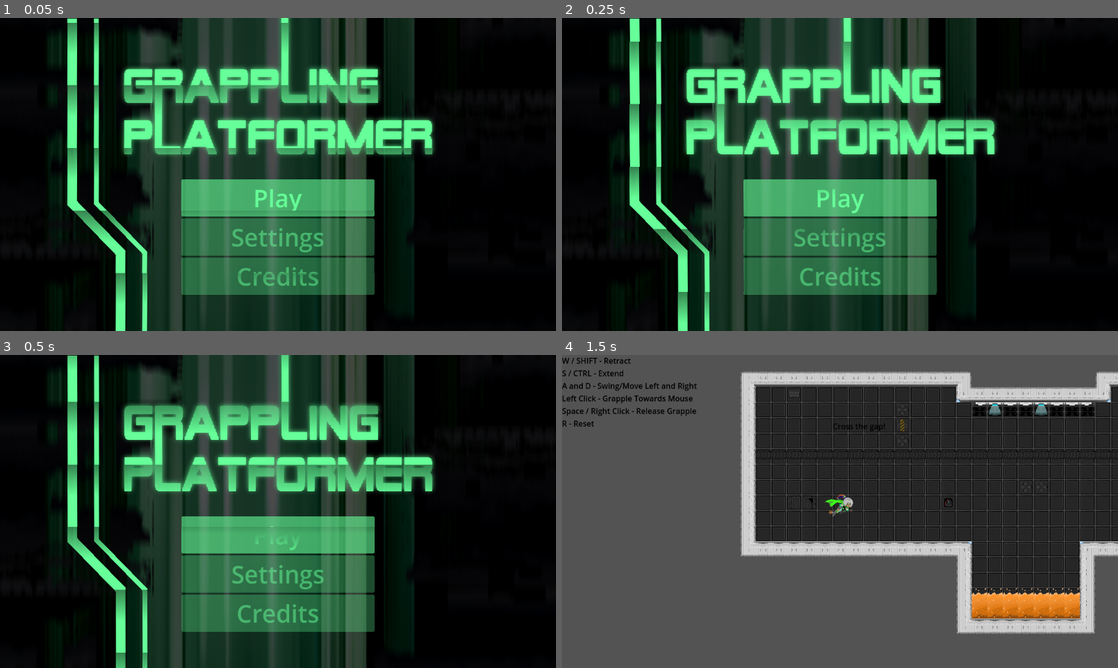
Above: before the commit, frames 1-4 (two rows, left to right).
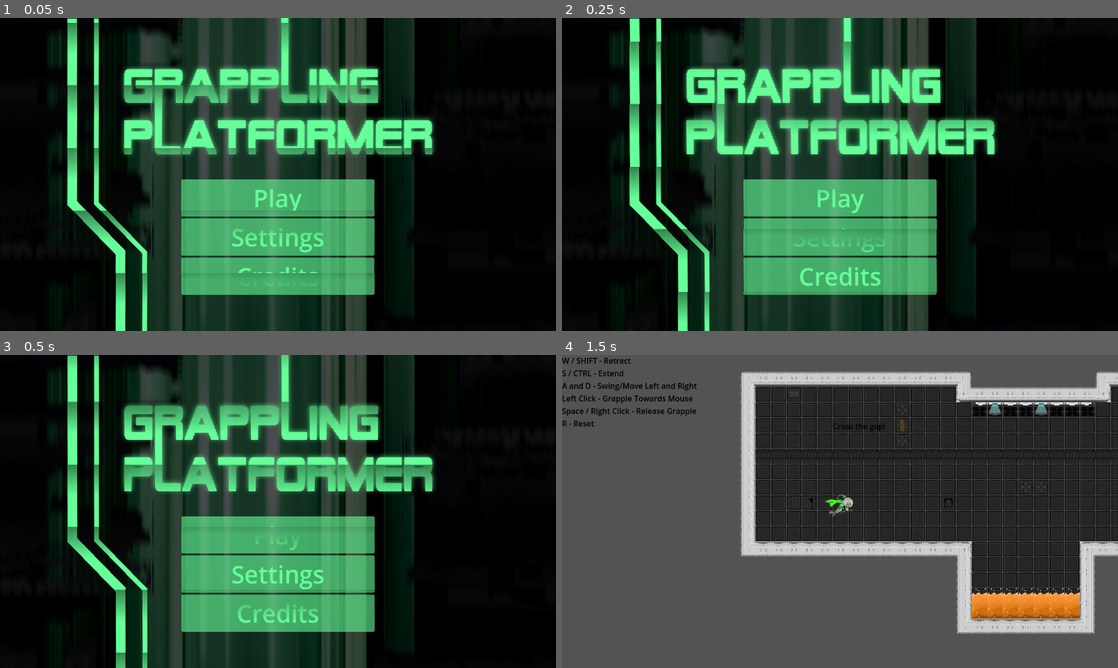
Above: after the commit, the same moments.

Repository: matthewchen146/cmpm-172-grappling-platformer
Game: Godot game, scene res://scenes/main_scenes/title/title.tscn
Same seed, same stepped clock (60 frames per second), same inputs: the game is played once before the commit and once after it.
Inputs:
- Up to frame 1 (0.05 s): no input
- Up to frame 2 (0.25 s): no input
- Up to frame 3 (0.5 s): no input
- Up to frame 4 (1.5 s): click "Play" at 0.5 s; click "Level 1 (Level 1)" at 1.25 s

The runs differ from the first frame. In frame 1, 8.1% of the frame differs, in the area x 32-68%, y 64-89%; in frame 2, 8.1%; in frame 3, 8.3%; in frame 4, nothing differs.

Commit message:
filled out settings and credits pages

Diff:
--- /dev/null
+++ b/scenes/main_scenes/credits/credits.gd
@@ -0,0 +1,13 @@
+extends Control
+
+
+# Called when the node enters the scene tree for the first time.
+func _ready():
+	%returnButton.pressed.connect(func():
+		get_tree().change_scene_to_file("res://scenes/main_scenes/title/title.tscn")
+	)
+
+
+# Called every frame. 'delta' is the elapsed time since the previous frame.
+func _process(delta):
+	pass
--- /dev/null
+++ b/scenes/main_scenes/credits/credits.tscn
@@ -0,0 +1,133 @@
+[gd_scene load_steps=9 format=3 uid="uid://dh6r4vfc8vwix"]
+
+[ext_resource type="Theme" uid="uid://dw1jwox7gvmhs" path="res://themes/main_theme.tres" id="1_dp3mn"]
+[ext_resource type="Texture2D" uid="uid://da1tunqln5hl4" path="res://Assets/ui/background.png" id="1_vjs83"]
+[ext_resource type="Script" path="res://scenes/main_scenes/credits/credits.gd" id="2_i06j7"]
+[ext_resource type="Shader" path="res://shaders/cyber.gdshader" id="3_24tll"]
+[ext_resource type="FontFile" path="res://misc/alien_encounters/Alien-Encounters-Bold.ttf" id="4_xmak8"]
+
+[sub_resource type="ShaderMaterial" id="ShaderMaterial_u50ej"]
+shader = ExtResource("3_24tll")
+shader_parameter/color = Color(0.4, 1, 0.6, 1)
+shader_parameter/min_alpha = 0.5
+shader_parameter/period = 0.2
+shader_parameter/speed = 0.3
+
+[sub_resource type="LabelSettings" id="LabelSettings_05vor"]
+font = ExtResource("4_xmak8")
+font_size = 60
+
+[sub_resource type="LabelSettings" id="LabelSettings_nmnng"]
+line_spacing = 7.0
+font_size = 30
+
+[node name="credits" type="Control"]
+layout_mode = 3
+anchors_preset = 15
+anchor_right = 1.0
+anchor_bottom = 1.0
+grow_horizontal = 2
+grow_vertical = 2
+theme = ExtResource("1_dp3mn")
+script = ExtResource("2_i06j7")
+
+[node name="TextureRect" type="TextureRect" parent="."]
+layout_mode = 1
+anchors_preset = 15
+anchor_right = 1.0
+anchor_bottom = 1.0
+grow_horizontal = 2
+grow_vertical = 2
+texture = ExtResource("1_vjs83")
+
+[node name="ColorRect" type="ColorRect" parent="."]
+layout_mode = 1
+anchors_preset = 15
+anchor_right = 1.0
+anchor_bottom = 1.0
+grow_horizontal = 2
+grow_vertical = 2
+color = Color(0, 0.0784314, 0, 0.654902)
+
+[node name="SubViewportContainer" type="SubViewportContainer" parent="."]
+material = SubResource("ShaderMaterial_u50ej")
+layout_mode = 1
+anchors_preset = 15
+anchor_right = 1.0
+anchor_bottom = 1.0
+grow_horizontal = 2
+grow_vertical = 2
+stretch = true
+
+[node name="SubViewport" type="SubViewport" parent="SubViewportContainer"]
+transparent_bg = true
+handle_input_locally = false
+size = Vector2i(1152, 648)
+render_target_update_mode = 4
+
+[node name="Line2D" type="Line2D" parent="SubViewportContainer/SubViewport"]
+position = Vector2(200, 0)
+points = PackedVector2Array(0, 1, 0, 383, 100, 486, 100, 695)
+width = 0.0
+
+[node name="Line2D2" type="Line2D" parent="SubViewportContainer/SubViewport"]
+position = Vector2(150, 0)
+points = PackedVector2Array(0, 1, 0, 383, 100, 486, 100, 695)
+width = 0.0
+
+[node name="VBoxContainer" type="VBoxContainer" parent="SubViewportContainer/SubViewport/Line2D2"]
+anchors_preset = 13
+anchor_left = 0.5
+anchor_right = 0.5
+anchor_bottom = 1.0
+offset_left = 250.0
+offset_top = 60.0
+offset_right = 567.0
+offset_bottom = 708.0
+grow_horizontal = 2
+grow_vertical = 2
+
+[node name="Label" type="Label" parent="SubViewportContainer/SubViewport/Line2D2/VBoxContainer"]
+layout_mode = 2
+text = "CREDITS"
+label_settings = SubResource("LabelSettings_05vor")
+horizontal_alignment = 1
+vertical_alignment = 1
+
+[node name="HBoxContainer" type="HBoxContainer" parent="SubViewportContainer/SubViewport/Line2D2/VBoxContainer/Label"]
+layout_mode = 1
+anchors_preset = 14
+anchor_top = 0.5
+anchor_right = 1.0
+anchor_bottom = 0.5
+offset_left = -240.0
+offset_top = 45.5
+offset_right = -240.0
+offset_bottom = 437.5
+grow_horizontal = 2
+grow_vertical = 2
+
+[node name="Label" type="Label" parent="SubViewportContainer/SubViewport/Line2D2/VBoxContainer/Label/HBoxContainer"]
+layout_mode = 2
+text = "Omar A. -
+Peyton J. -
+Margarita R. -
+Sean O. -
+Adam F. -
+Ben Q. -
+Mattthew C. -
+Michelle H. - "
+label_settings = SubResource("LabelSettings_nmnng")
+vertical_alignment = 1
+
+[node name="VBoxContainer" type="VBoxContainer" parent="SubViewportContainer/SubViewport/Line2D2/VBoxContainer/Label/HBoxContainer/Label"]
+layout_mode = 1
+offset_left = -140.0
+offset_top = -120.0
+offset_right = -40.0
+scale = Vector2(1.5, 1.5)
+
+[node name="returnButton" type="Button" parent="SubViewportContainer/SubViewport/Line2D2/VBoxContainer/Label/HBoxContainer/Label/VBoxContainer"]
+unique_name_in_owner = true
+layout_mode = 2
+text = "Back"
--- /dev/null
+++ b/scenes/main_scenes/settings/settings.gd
@@ -0,0 +1,13 @@
+extends Control
+
+
+# Called when the node enters the scene tree for the first time.
+func _ready():
+	%backButton.pressed.connect(func():
+		get_tree().change_scene_to_file("res://scenes/main_scenes/title/title.tscn")
+	)
+
+
+# Called every frame. 'delta' is the elapsed time since the previous frame.
+func _process(delta):
+	pass
--- /dev/null
+++ b/scenes/main_scenes/settings/settings.tscn
@@ -0,0 +1,132 @@
+[gd_scene load_steps=10 format=3 uid="uid://cwgn8usgotdft"]
+
+[ext_resource type="Theme" uid="uid://dw1jwox7gvmhs" path="res://themes/main_theme.tres" id="1_ch2dl"]
+[ext_resource type="Script" path="res://scenes/main_scenes/settings/settings.gd" id="1_tca2l"]
+[ext_resource type="Texture2D" uid="uid://da1tunqln5hl4" path="res://Assets/ui/background.png" id="2_2a8q3"]
+[ext_resource type="Shader" path="res://shaders/cyber.gdshader" id="4_kif2p"]
+[ext_resource type="FontFile" path="res://misc/alien_encounters/Alien-Encounters-Regular.ttf" id="5_22gk6"]
+[ext_resource type="FontFile" path="res://misc/alien_encounters/Alien-Encounters-Solid-Regular.ttf" id="6_3wijy"]
+
+[sub_resource type="ShaderMaterial" id="ShaderMaterial_t3t44"]
+shader = ExtResource("4_kif2p")
+shader_parameter/color = Color(0.4, 1, 0.6, 1)
+shader_parameter/min_alpha = 0.5
+shader_parameter/period = 0.2
+shader_parameter/speed = 0.3
+
+[sub_resource type="LabelSettings" id="LabelSettings_hwdeq"]
+font = ExtResource("5_22gk6")
+font_size = 60
+
+[sub_resource type="LabelSettings" id="LabelSettings_63s3x"]
+line_spacing = 8.0
+font = ExtResource("6_3wijy")
+font_size = 22
+
+[node name="settings" type="Control"]
+layout_mode = 3
+anchors_preset = 15
+anchor_right = 1.0
+anchor_bottom = 1.0
+grow_horizontal = 2
+grow_vertical = 2
+theme = ExtResource("1_ch2dl")
+script = ExtResource("1_tca2l")
+
+[node name="TextureRect" type="TextureRect" parent="."]
+layout_mode = 1
+anchors_preset = 15
+anchor_right = 1.0
+anchor_bottom = 1.0
+grow_horizontal = 2
+grow_vertical = 2
+texture = ExtResource("2_2a8q3")
+
+[node name="ColorRect" type="ColorRect" parent="."]
+layout_mode = 1
+anchors_preset = 15
+anchor_right = 1.0
+anchor_bottom = 1.0
+grow_horizontal = 2
+grow_vertical = 2
+color = Color(0, 0.0784314, 0, 0.654902)
+
+[node name="SubViewportContainer" type="SubViewportContainer" parent="."]
+material = SubResource("ShaderMaterial_t3t44")
+layout_mode = 1
+anchors_preset = 15
+anchor_right = 1.0
+anchor_bottom = 1.0
+grow_horizontal = 2
+grow_vertical = 2
+stretch = true
+
+[node name="SubViewport" type="SubViewport" parent="SubViewportContainer"]
+transparent_bg = true
+handle_input_locally = false
+size = Vector2i(1152, 648)
+render_target_update_mode = 4
+
+[node name="Line2D" type="Line2D" parent="SubViewportContainer/SubViewport"]
+position = Vector2(200, 0)
+points = PackedVector2Array(0, 1, 0, 383, 100, 486, 100, 695)
+
+[node name="Line2D2" type="Line2D" parent="SubViewportContainer/SubViewport"]
+position = Vector2(150, 0)
+points = PackedVector2Array(0, 1, 0, 383, 100, 486, 100, 695)
+width = 20.0
+
+[node name="VBoxContainer" type="VBoxContainer" parent="SubViewportContainer/SubViewport/Line2D2"]
+anchors_preset = 13
+anchor_left = 0.5
+anchor_right = 0.5
+anchor_bottom = 1.0
+offset_left = 200.0
+offset_top = 60.0
+offset_right = 514.0
+offset_bottom = 708.0
+grow_horizontal = 2
+grow_vertical = 2
+scale = Vector2(1.5, 1.5)
+
+[node name="Label" type="Label" parent="SubViewportContainer/SubViewport/Line2D2/VBoxContainer"]
+layout_mode = 2
+text = "CONTROLS"
+label_settings = SubResource("LabelSettings_hwdeq")
+horizontal_alignment = 1
+
+[node name="HBoxContainer" type="HBoxContainer" parent="SubViewportContainer/SubViewport/Line2D2/VBoxContainer/Label"]
+layout_mode = 1
+anchors_preset = 14
+anchor_top = 0.5
+anchor_right = 1.0
+anchor_bottom = 0.5
+offset_top = -34.5
+offset_right = 136.0
+offset_bottom = 357.5
+grow_horizontal = 2
+grow_vertical = 2
+
+[node name="Label" type="Label" parent="SubViewportContainer/SubViewport/Line2D2/VBoxContainer/Label/HBoxContainer"]
+layout_mode = 2
+text = "W / SHIFT - Retract
+S / CTRL - Extend
+A and D - Swing/Move Left and Right
+Left Click - Grapple Towards Mouse
+Space / Right Click - Release Grapple
+R - Reset"
+label_settings = SubResource("LabelSettings_63s3x")
+vertical_alignment = 1
+
+[node name="VBoxContainer" type="VBoxContainer" parent="SubViewportContainer/SubViewport/Line2D2/VBoxContainer/Label/HBoxContainer/Label"]
+layout_mode = 1
+offset_left = -220.0
+offset_top = -100.0
+offset_right = -175.0
+offset_bottom = -60.0
+
+[node name="backButton" type="Button" parent="SubViewportContainer/SubViewport/Line2D2/VBoxContainer/Label/HBoxContainer/Label/VBoxContainer"]
+unique_name_in_owner = true
+layout_mode = 2
+text = "Back
+"
--- a/scenes/main_scenes/title/title.gd
+++ b/scenes/main_scenes/title/title.gd
@@ -6,6 +6,12 @@
 	%PlayButton.pressed.connect(func():
 		get_tree().change_scene_to_file("res://scenes/main_scenes/level_select/level_select.tscn")
 	)
+	%SettingsButton.pressed.connect(func():
+		get_tree().change_scene_to_file("res://scenes/main_scenes/settings/settings.tscn")
+	)
+	%CreditsButton.pressed.connect(func():
+		get_tree().change_scene_to_file("res://scenes/main_scenes/credits/credits.tscn")
+	)
 
 
 # Called every frame. 'delta' is the elapsed time since the previous frame.
--- a/scenes/main_scenes/title/title.tscn
+++ b/scenes/main_scenes/title/title.tscn
@@ -103,12 +103,10 @@
 unique_name_in_owner = true
 custom_minimum_size = Vector2(0, 70)
 layout_mode = 2
-disabled = true
 text = "Settings"
 
 [node name="CreditsButton" type="Button" parent="SubViewportContainer/SubViewport/VBoxContainer/HBoxContainer/VBoxContainer"]
 unique_name_in_owner = true
 custom_minimum_size = Vector2(0, 70)
 layout_mode = 2
-disabled = true
 text = "Credits"
